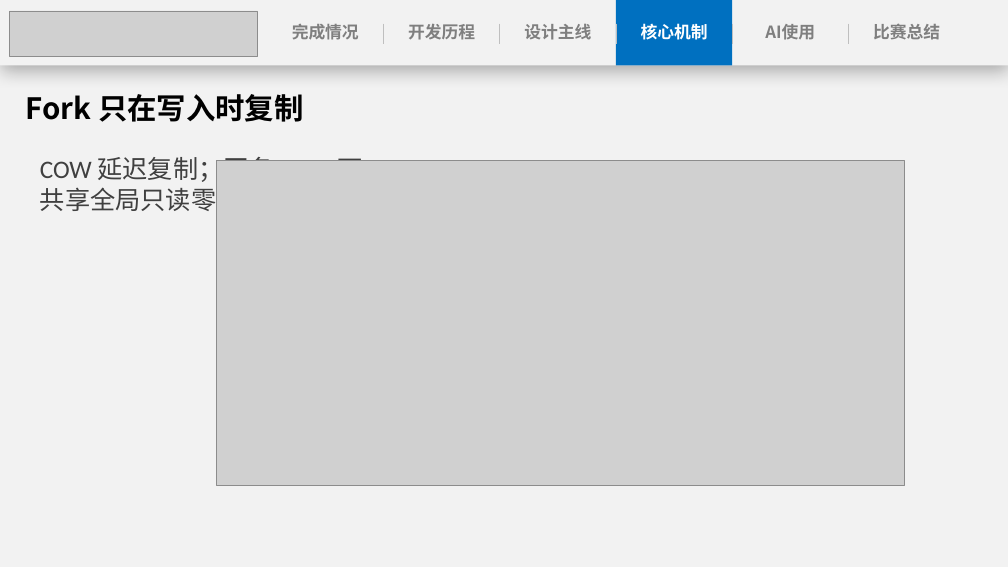
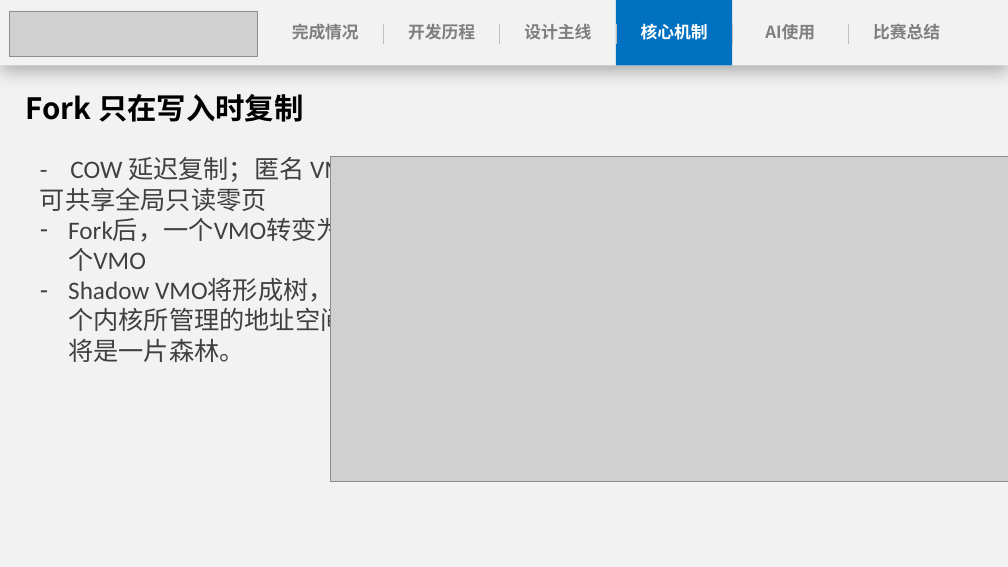
Before and after one commit to anemone-os/anemone, a slide deck: slide 17 of report/ppt/Anemone决赛演示文稿.pptx (slide 18 before the commit). Drawn at 1008x567 pixels with LibreOffice and Linux fonts; fonts in the diff are those of the drawing; grey boxes stand for pictures. Boxes give left, top, right and bottom in pixels: in the first picture for what was removed or moved away, otherwise in the second. Text is boxed around its words. In the diff, an @@ line names an element or a change of style, - is before the commit and + after.

```diff
--- a/report/ppt/Anemone决赛演示文稿.pptx
+++ b/report/ppt/Anemone决赛演示文稿.pptx
@@ text at (40,157,367,362): text changed @@
-COW 延迟复制；匿名 VMO 可共享全局只读零页
+- COW 延迟复制；匿名 VMO 可共享全局只读零页
+– Fork后，一个VMO转变为三个VMO
+– Shadow VMO将形成树，整个内核所管理的地址空间将是一片森林。
@@ picture: place and size @@
-picture at (217,160,904,485)
+picture at (330,157,1008,481)
```
Also in this commit, not shown: 20 other slides changed, 1 slide added, 8 slides removed.
